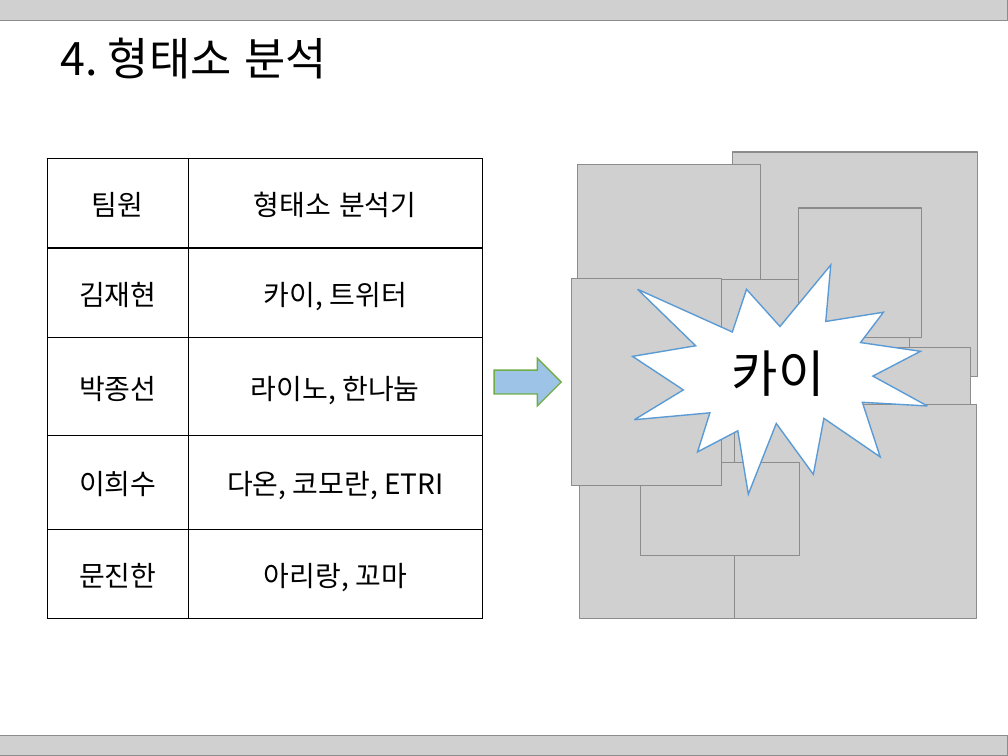
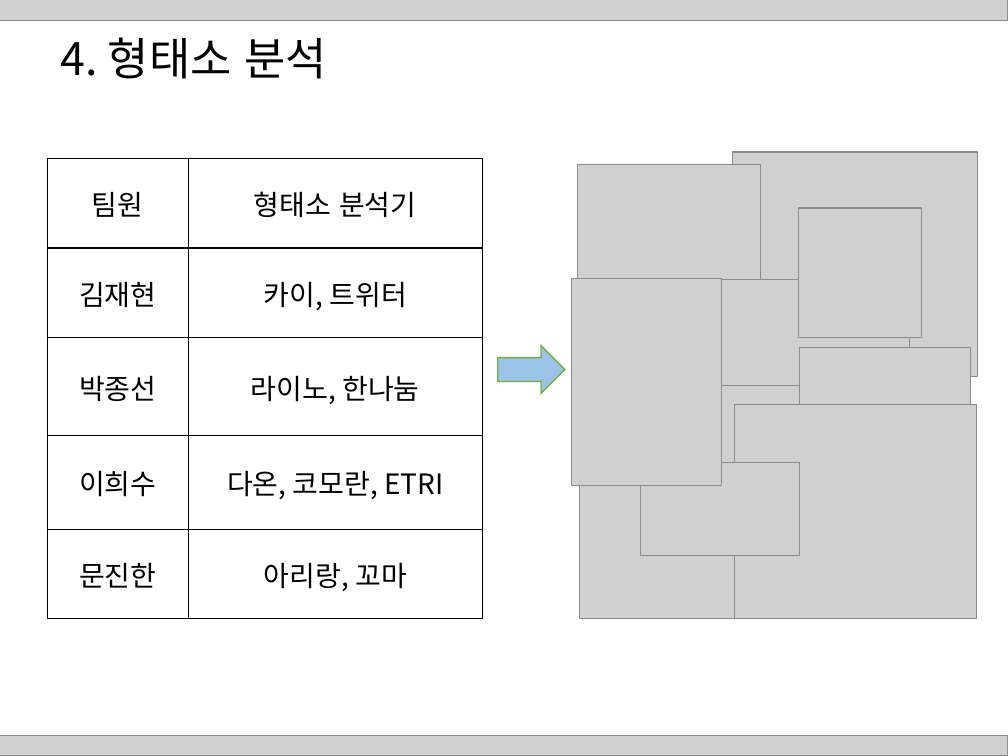
Before and after one commit to HaYongdae/issuewhatshow, a slide deck: slide 13 of doc/최종 PPT.pptx. Drawn at 1008x756 pixels with LibreOffice and Linux fonts; fonts in the diff are those of the drawing; grey boxes stand for pictures. Boxes give left, top, right and bottom in pixels: in the first picture for what was removed or moved away, otherwise in the second. Text is boxed around its words. In the diff, an @@ line names an element or a change of style, - is before the commit and + after.

```diff
--- a/doc/최종 PPT.pptx
+++ b/doc/최종 PPT.pptx
@@ irregular seal removed at box(633, 265, 928, 494) @@
-카이
@@ right arrow: place and size @@
-right arrow at box(494, 358, 561, 405)
+right arrow at box(498, 346, 565, 393)
```
Also in this commit, not shown: 13 other slides changed, 1 slide added, 1 slide removed.
